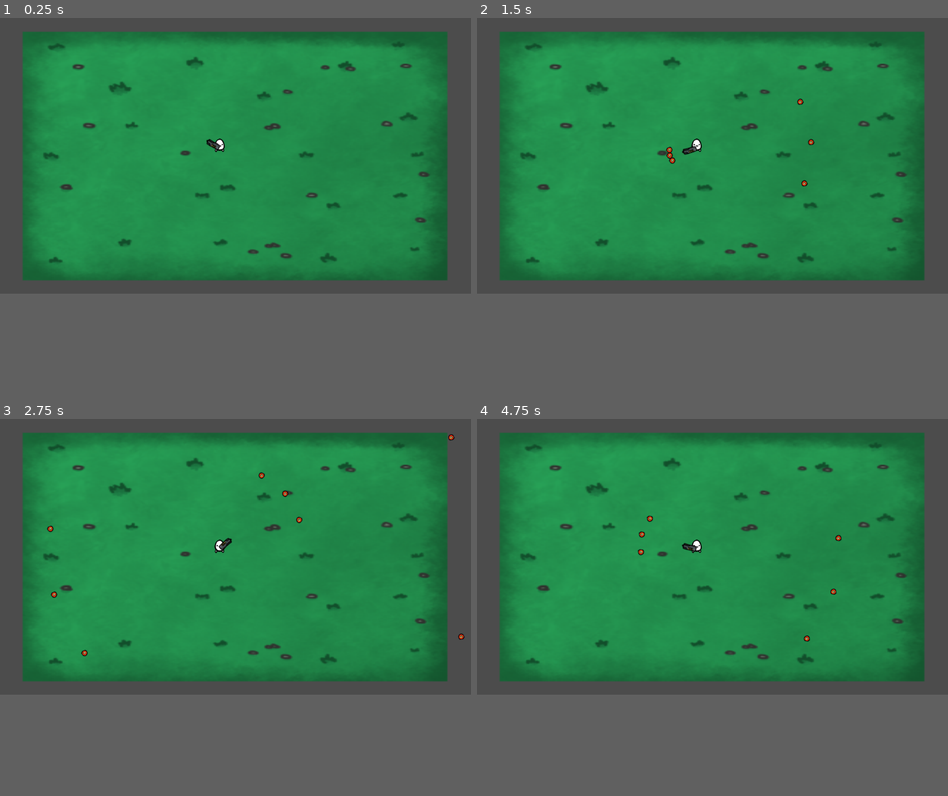
Above: before the commit, frames 1-4 (two rows, left to right).
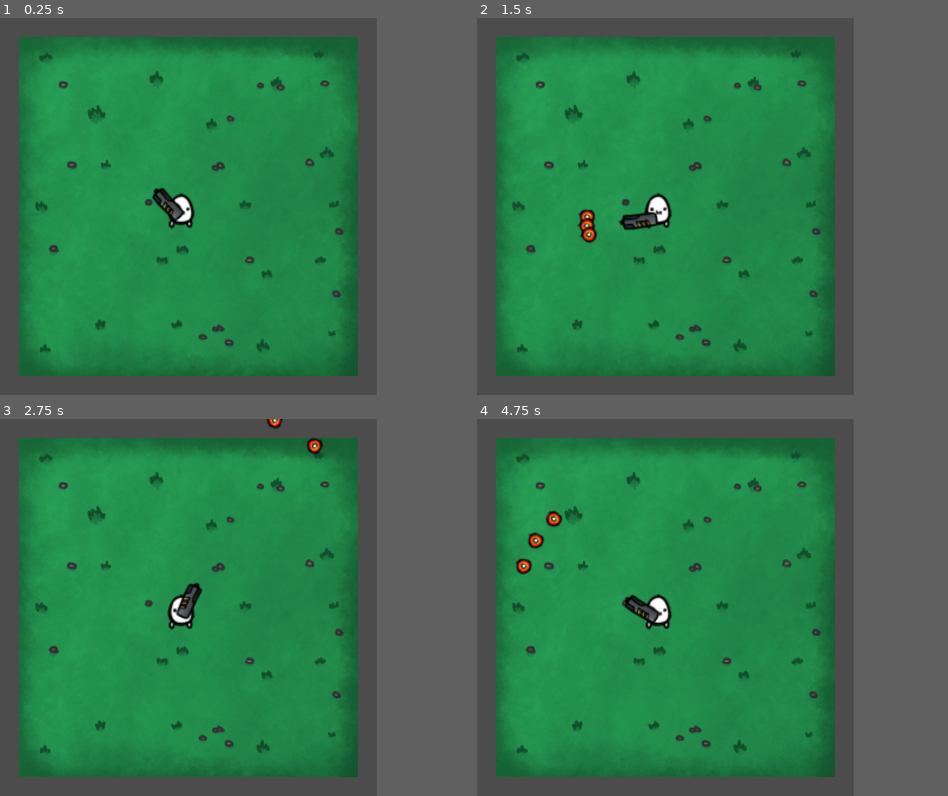
Above: after the commit, the same moments.

Repository: kelgrim/TDS-Example
Game: Godot game, scene res://Main.tscn
The game is run twice, just before and just after one commit, with the same random seed, the same clock (stepped at 60 frames per second) and the same inputs.
Inputs (mouse positions are in pixels of both pictures, inside the frame that each line leads up to):
- Up to frame 1 (0.25 s): no input
- Up to frame 2 (1.5 s): tap Enter at 0.5 s; move the mouse to (816, 142) at 0.52 s; click (816, 142) at 0.6 s; move the mouse to (618, 168) at 1.27 s; click (618, 168) at 1.35 s
- Up to frame 3 (2.75 s): move the mouse to (282, 494) at 2.02 s; click (282, 494) at 2.1 s
- Up to frame 4 (4.75 s): move the mouse to (688, 611) at 2.77 s; click (688, 611) at 2.85 s; move the mouse to (853, 599) at 3.52 s; click (853, 599) at 3.6 s; move the mouse to (571, 517) at 4.27 s; click (571, 517) at 4.35 s
In our replay, the window is 800x468 before the commit and 640x640 after it. These sizes can differ from the game's own. Grey fills any space a smaller window leaves; there, only what the larger window draws over its background counts as a difference.

The runs differ from the first frame. In frame 1, 39% of the frame differs, in the area x 4-95%, y 3-95%; in frame 2, 39%; in frame 3, 39%; in frame 4, 39%.

Commit message:
Refactored bullets to not use direction. Changed screensize.

Diff:
--- a/Main.tscn
+++ b/Main.tscn
@@ -6,9 +6,8 @@
 [node name="Main" type="Node2D"]
 
 [node name="Background" type="Sprite" parent="."]
-position = Vector2( 511, 300.5 )
-scale = Vector2( 3.20625, 1.87812 )
 texture = ExtResource( 1 )
+centered = false
 
 [node name="Player" parent="." instance=ExtResource( 2 )]
-position = Vector2( 478, 277 )
+position = Vector2( 154.251, 163.735 )
--- a/objects/Bullet.gd
+++ b/objects/Bullet.gd
@@ -2,7 +2,5 @@
 
 var speed = 250
 
-var bullet_direction = Vector2(1,0)
-
 func _physics_process(delta):
-	position += bullet_direction.rotated(rotation) * speed * delta
+	position += Vector2.RIGHT.rotated(rotation) * speed * delta
--- a/objects/Player.gd
+++ b/objects/Player.gd
@@ -12,16 +12,16 @@
 	gun_pivot.rotate(angle)
 
 	if Input.is_action_just_pressed("shoot"):
-		shoot_multipe_bullets()
+		shoot_multiple_bullets()
 
-func shoot_bullet(direction):
+func shoot_bullet(angleInDegrees):
+	var angleInRadians = deg2rad(angleInDegrees)
 	var bullet = packedBullet.instance()
-	bullet.bullet_direction = direction
 	bullet.global_position = gun_muzzle.global_position
-	bullet.rotation = gun_pivot.rotation;
+	bullet.rotation = gun_pivot.rotation + angleInRadians;
 	get_parent().add_child(bullet)
 
-func shoot_multipe_bullets():
-	shoot_bullet(Vector2(1,0).normalized())
-	shoot_bullet(Vector2(1,0.45).normalized())
-	shoot_bullet(Vector2(1,-0.45).normalized())
+func shoot_multiple_bullets():
+	shoot_bullet(15)
+	shoot_bullet(0)
+	shoot_bullet(-15)
--- a/project.godot
+++ b/project.godot
@@ -19,6 +19,15 @@
 run/main_scene="res://Main.tscn"
 config/icon="res://icon.png"
 
+[display]
+
+window/size/width=320
+window/size/height=320
+window/size/test_width=960
+window/size/test_height=960
+window/stretch/mode="viewport"
+window/stretch/aspect="keep"
+
 [input]
 
 shoot={
Not shown, added: screenshot/2021-04-16 13_23_45-TDS-Example (DEBUG).png.import
Not shown, changed: textures/sBullet.png.import
Not shown, changed: textures/sGun.png.import
Not shown, changed: textures/sPlayerIdle_strip4.png.import
